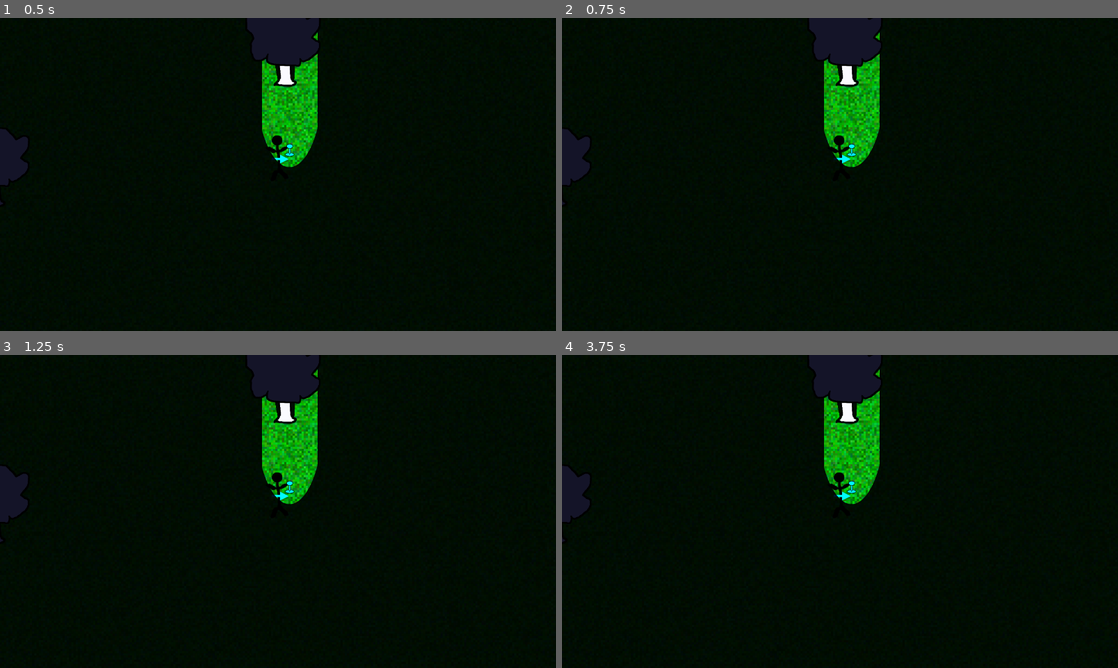
Above: before the commit, frames 1-4 (two rows, left to right).
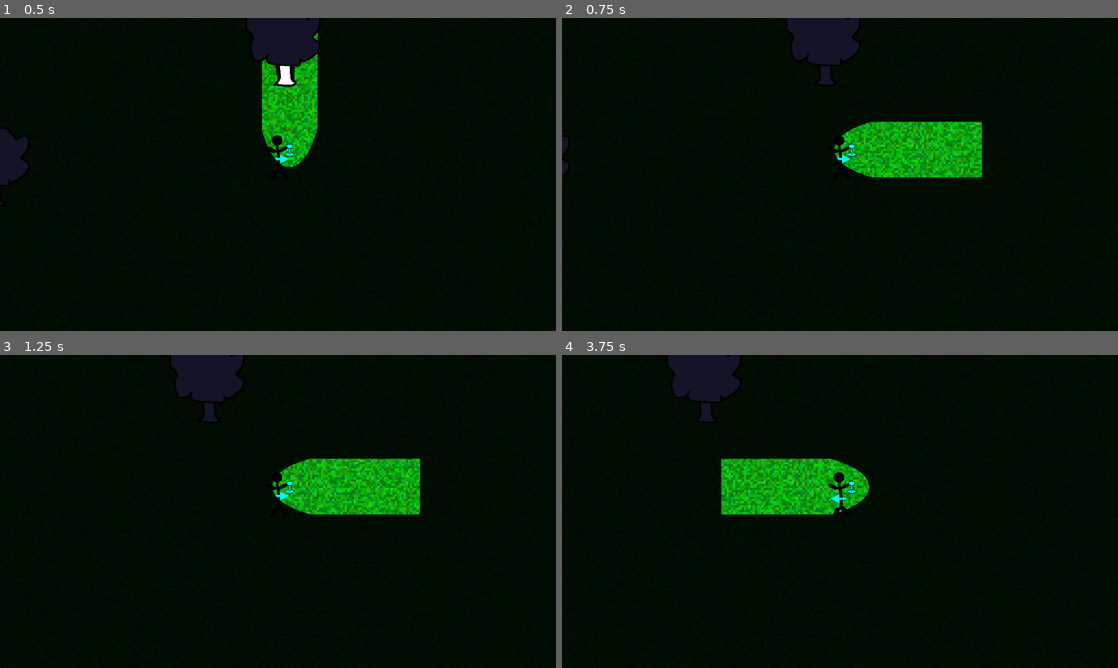
Above: after the commit, the same moments.

Repository: Small-Loan-Studio/TGO
Game: Godot game, scene res://Scratch/Movement/TestMovement.tscn
The game is run twice, just before and just after one commit, with the same random seed, the same clock (stepped at 60 frames per second) and the same inputs. The project has no main scene, so this scene is started directly.
Inputs:
- Up to frame 1 (0.5 s): no input
- Up to frame 2 (0.75 s): tap Enter at 0.5 s; hold Right (right) from 0.53 s (still down)
- Up to frame 3 (1.25 s): keep holding Right (right)
- Up to frame 4 (3.75 s): release Right (right) at 1.28 s; hold Down (down) 1.28-2.03 s; hold Right (right) 2.03-2.78 s; hold Up (up) 2.78-3.53 s; hold Left (left) from 3.53 s (still down)

Frame 1 is identical in both runs. In frame 2, 8.0% of the frame differs, in the area x 0-76%, y 0-60%; in frame 3, 10%; in frame 4, 10%.
Error before the commit: Parse Error: Could not find base class "Character". (res://Scenes/Devin.gd:2)

Commit message:
quiesce

Diff:
--- a/Scenes/Character.gd
+++ b/Scenes/Character.gd
@@ -1,5 +1,6 @@
 @tool
 
+class_name Character
 extends CharacterBody2D
 
 @export var player_controled: bool = false
@@ -14,7 +15,7 @@
 		if new_value == null:
 			new_value = preload("res://Art/character_placeholder.tres")
 		_override_default_sprite_frames = new_value
-		if Engine.is_editor_hint():
+		if Engine.is_editor_hint() && _sprite != null:
 			_sprite.sprite_frames = new_value
 
 # direction force will be applied for movement
--- a/Scenes/Character.tscn
+++ b/Scenes/Character.tscn
@@ -8,7 +8,7 @@
 
 [node name="Character" type="CharacterBody2D"]
 script = ExtResource("1_avct7")
-_override_default_sprite_frames = null
+_override_default_sprite_frames = ExtResource("2_ibgba")
 
 [node name="AnimatedSprite2D" type="AnimatedSprite2D" parent="."]
 position = Vector2(0, -42)
--- a/Scenes/Devin.gd
+++ b/Scenes/Devin.gd
@@ -4,6 +4,6 @@
 @onready var _lamp: Lamp = $Lamp
 
 func _physics_process(delta: float) -> void:
-    super._physics_process(delta)
-    if _lamp != null:
-        _lamp.face(_facing)
+	super._physics_process(delta)
+	if _lamp != null:
+		_lamp.face(_facing)
--- a/Scratch/Movement/Tree.tscn
+++ b/Scratch/Movement/Tree.tscn
@@ -7,8 +7,9 @@
 cull_mode = 1
 polygon = PackedVector2Array(-10, 48, 15, 49, 22, 42, 15, 31, 14, -15, -13, -15, -11, 30, -15, 44)
 
-[sub_resource type="CircleShape2D" id="CircleShape2D_iw13s"]
-radius = 18.0
+[sub_resource type="CapsuleShape2D" id="CapsuleShape2D_84a6v"]
+radius = 11.0
+height = 46.0
 
 [node name="Tree" type="Node2D"]
 position = Vector2(0, -75)
@@ -26,8 +27,8 @@
 [node name="RigidBody2D" type="RigidBody2D" parent="Trunk"]
 
 [node name="CollisionShape2D" type="CollisionShape2D" parent="Trunk/RigidBody2D"]
-position = Vector2(3, 36)
-shape = SubResource("CircleShape2D_iw13s")
+position = Vector2(1, 23)
+shape = SubResource("CapsuleShape2D_84a6v")
 
 [node name="Canopy" type="Sprite2D" parent="."]
 light_mask = 0
